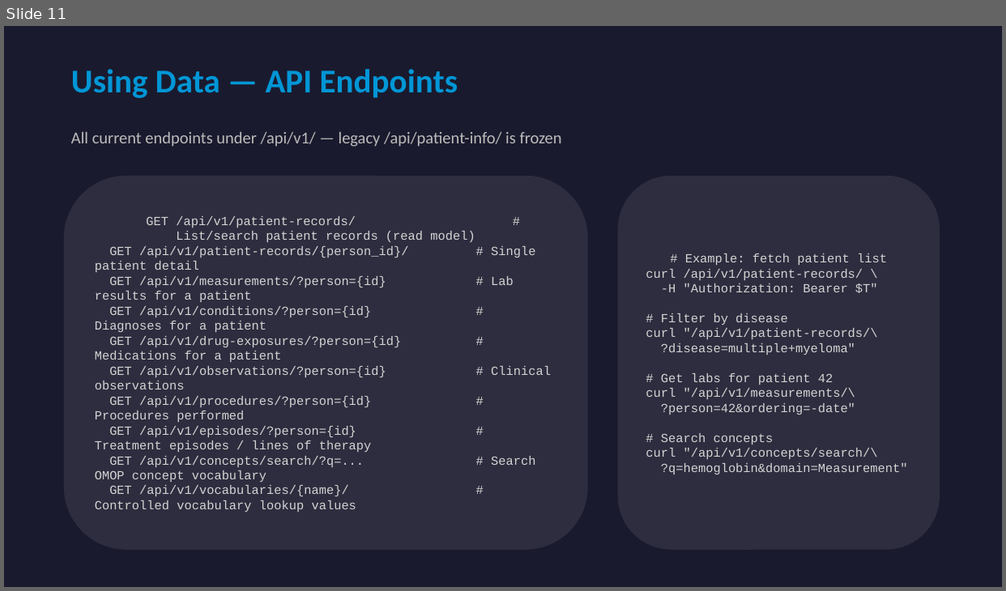
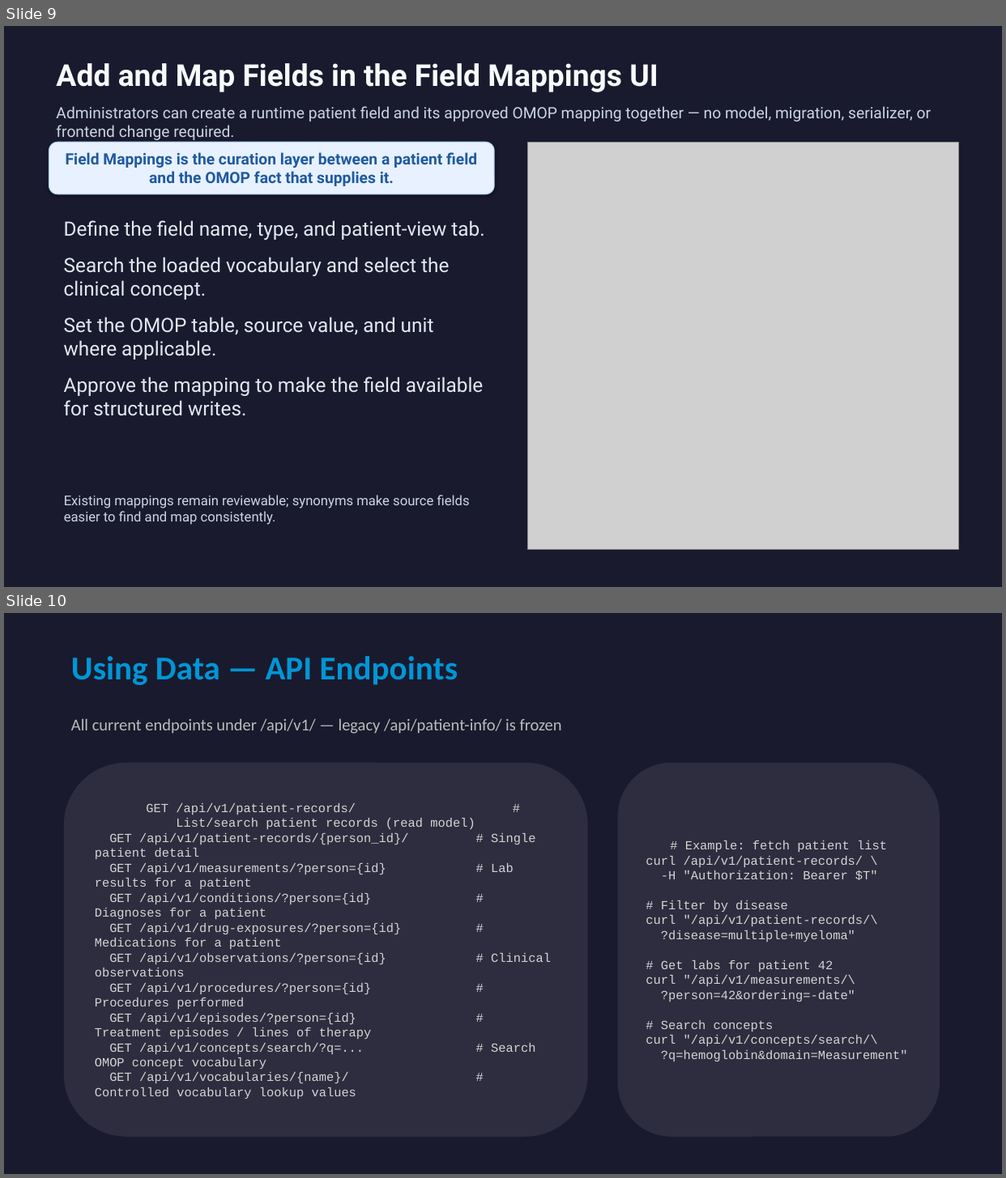
Before and after one commit to healthkey-ai/promop, a slide deck: PRomop_Developer_Guide.pptx. Shown one above the other, each under a label of ours: slide 11 before the commit, slides 9 and 10 after it. The pictures are 1006x591 and 1006x1178 pixels, drawn with LibreOffice and Linux fonts; fonts in the diff are those of the drawing; grey boxes stand for pictures. Boxes give left, top, right and bottom in pixels: in the first picture for what was removed or moved away, otherwise in the second. Text is boxed around its words. In the diff, an @@ line names an element or a change of style, - is before the commit and + after.

Commit message:
docs: add field mappings slide to developer guide

```diff
--- a/PRomop_Developer_Guide.pptx
+++ b/PRomop_Developer_Guide.pptx
@@ slide 9 added at (4, 26, 1002, 587), background #FFFFFF @@
@@ text added at (56, 63, 658, 92), 29 pt, text #F8FAFC, bold @@
+Add and Map Fields in the Field Mappings UI
@@ text added at (56, 106, 931, 140), 15 pt, text #CBD5E1 @@
+Administrators can create a runtime patient field and its approved OMOP mapping together — no model, migration, serializer, or frontend change required.
@@ rounded rectangle added at (49, 142, 494, 194), fill #E8F1FF, outline #A7C9F2 0.75 pt, 15 pt, text #1E5AA0, bold @@
+Field Mappings is the curation layer between a patient field and the OMOP fact that supplies it.
@@ picture added at (528, 142, 958, 550) @@
@@ text added at (64, 220, 484, 416), 19 pt, text #E2E8F0 @@
+Define the field name, type, and patient-view tab.
+Search the loaded vocabulary and select the clinical concept.
+Set the OMOP table, source value, and unit where applicable.
+Approve the mapping to make the field available for structured writes.
@@ text added at (64, 495, 470, 525), 13 pt, text #CBD5E1 @@
+Existing mappings remain reviewable; synonyms make source fields easier to find and map consistently.
@@ what was slide 11 is now slide 10 @@
```
Also in this commit, not shown: 2 slides removed, 2 other files.
